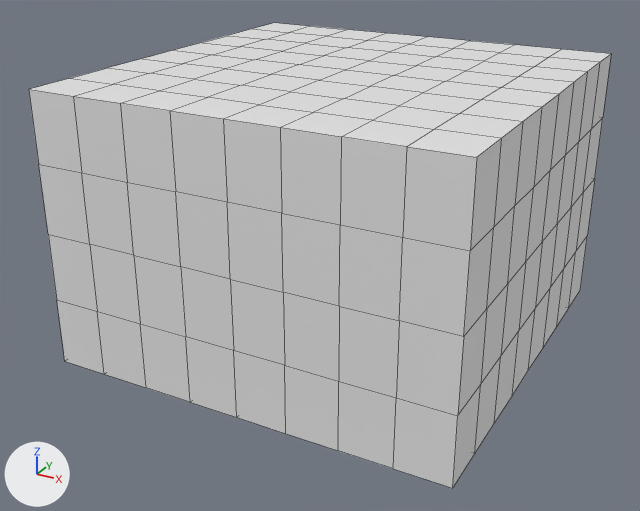
One commit to the FBX model LevelBuildingSidekick/Assets/Examples/Prototype/Meshes/ProtoExterior/Clouds/Full_Base_Cloud.fbx: the scene before it, then after it.
One viewpoint serves both versions: a camera (50 mm lens) standing at (-9.08, 4.85, 2.31) and looking at (-12.0, 10.16, -0.35). The lights are fixed; the arrows at lower left show +X, +Y and +Z. Mesh edges are drawn as thin lines. Where no turn or scale is listed for an object, it has been applied to the vertices.

Objects in the first picture: 'Full_Base_Cloud'.
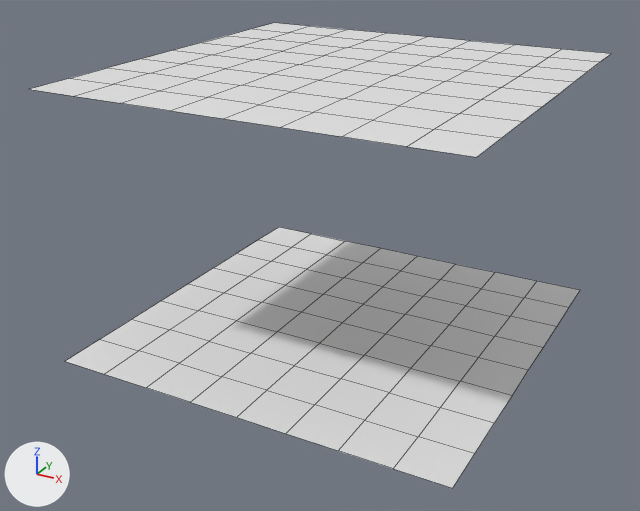
Location of each change, (x1, y1, x2, y2) in pixels of the pictures (640 x 511 px):
```json
{"object": "Full_Base_Cloud", "change": "reshaped", "before": [29, 23, 611, 488], "after": [30, 23, 611, 488]}
{"part": 1, "of": "me_plane_002", "change": "deleted", "before": [29, 54, 611, 488]}
```

Scene script edits in JSON lines:
```json
{"block": "me_plane_002", "where": "# used by ob_full_base_cloud; location = (-11.918, 10.38, 0.0)"}
{"op": "remove", "block": "me_plane_002", "code": "me_plane_002.from_pydata(...)  # 258 vertices, 256 faces; spans x -1.5..1.5, y -1.5..1.5, z -1.0..1.0"}
{"op": "add", "block": "me_plane_002", "code": "me_plane_002.from_pydata(...)  # 162 vertices, 128 faces; spans x -1.5..1.5, y -1.5..1.5, z -1.0..1.0"}
{"block": "me_plane_002", "change": "me_plane_002 part 1"}
{"block": "me_plane_002", "change": "96 vertices are removed from x -1.5..1.5, y -1.5..1.5, z -0.5..0.5"}
{"block": "me_plane_002", "change": "128 faces are deleted"}
```
